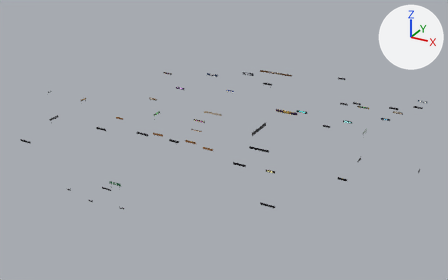
The glTF model swamp-city-assets/city-c.glb: old version first, new version second.
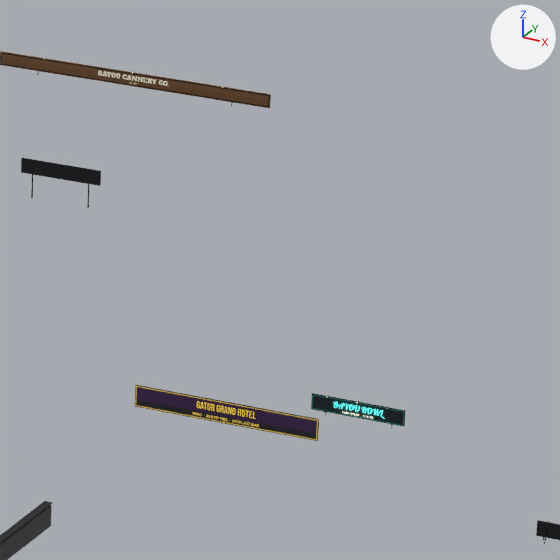
The first picture shows the older version from a camera (50 mm lens) standing at (295.0, -478.0, 241.0) and looking at (19.0, 24.0, -9.0). The close-ups show the older and then the newer version on the part from 58% to 73% of the width and 23% to 46% of the height of that picture. Only the edits that show in the close-ups are written down. The axes (+X, +Y, +Z) are drawn at upper right. The lights are the same throughout. Vertices at exactly the same position are counted once.

Objects in the first close-up: 'city-c'.
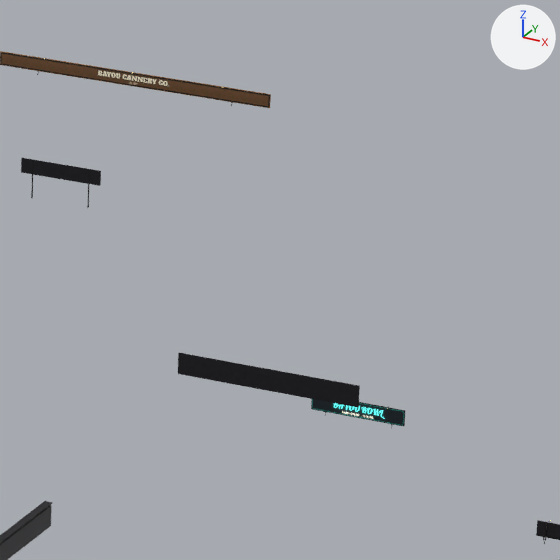
Diff of the bpy script that builds the scene:
```diff
--- a/swamp-city-assets/city-c.glb.py
+++ b/swamp-city-assets/city-c.glb.py
@@ me_city_c @@
 me_city_c.from_pydata(...)  # 7190 vertices, 12456 faces; spans x -211.0..211.0, y -156.0..212.0, z 0.0..41.0
 # used by ob_city_c; location = (0.0, 0.0, 0.0)
+# me_city_c part 1: the loose piece of 8 vertices spanning x 64.0..86.0, y 49.0, z 21.0..23.0 is turned 180 degrees about the z axis through its middle, then moved by (0.0, 12.0, 0.0)
+# me_city_c part 2: 32 of the vertices in x 64.0..86.0, y 49.0, z 21.0..23.0 are turned 180 degrees about the z axis through their middle, then moved by (0.0, 12.0, 0.0)
 me_city_c.materials.append(mat_sign2_engraved)
```

Boxes (x1, y1, x2, y2) around the edits, measured in the close-ups (560 x 560 px; the box of a moved part takes in the faces that stretch with it):
part 1 of me_city_c, moved or reshaped: before (135, 385, 319, 441); after (178, 353, 360, 407)
part 2 of me_city_c, moved or reshaped (not visible afterwards): before (135, 386, 318, 440)
